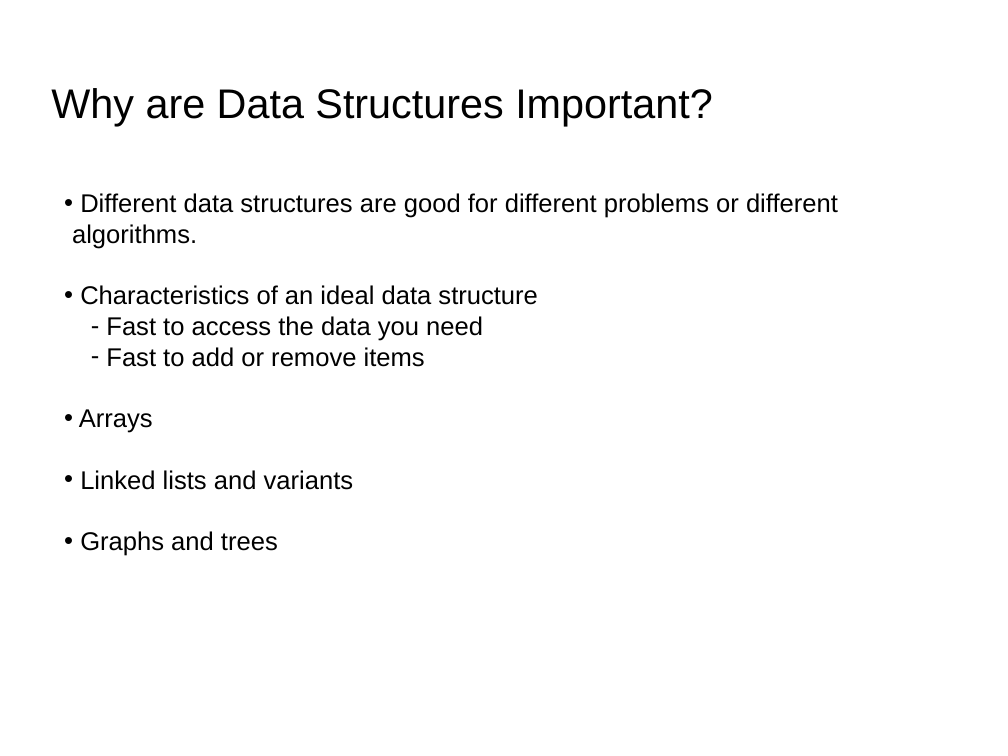
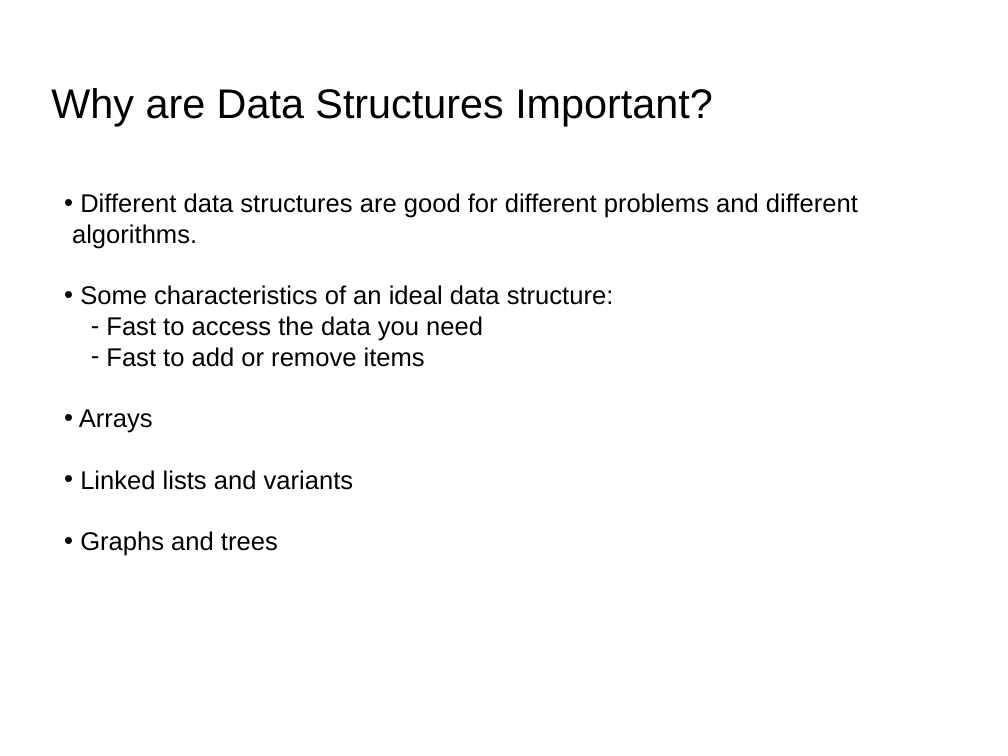
Before and after one commit to UCLA-LACC-21/M2_Algorithms, a slide deck: slide 10 of Algorithms_Module2_LACC21_part1.pptx (slide 11 before the commit). Drawn at 1008x756 pixels with LibreOffice and Linux fonts; fonts in the diff are those of the drawing. Boxes give left, top, right and bottom in pixels: in the first picture for what was removed or moved away, otherwise in the second. Text is boxed around its words. In the diff, an @@ line names an element or a change of style, - is before the commit and + after.

```diff
--- a/Algorithms_Module2_LACC21_part1.pptx
+++ b/Algorithms_Module2_LACC21_part1.pptx
@@ text at <box>72,193,858,305</box>: text changed @@
-• Different data structures are good for different problems or different algorithms.
-• Characteristics of an ideal data structure
+• Different data structures are good for different problems and different algorithms.
+• Some characteristics of an ideal data structure:
```
Also in this commit, not shown: 6 other slides changed, 6 slides added, 1 slide removed, 1 other file.
